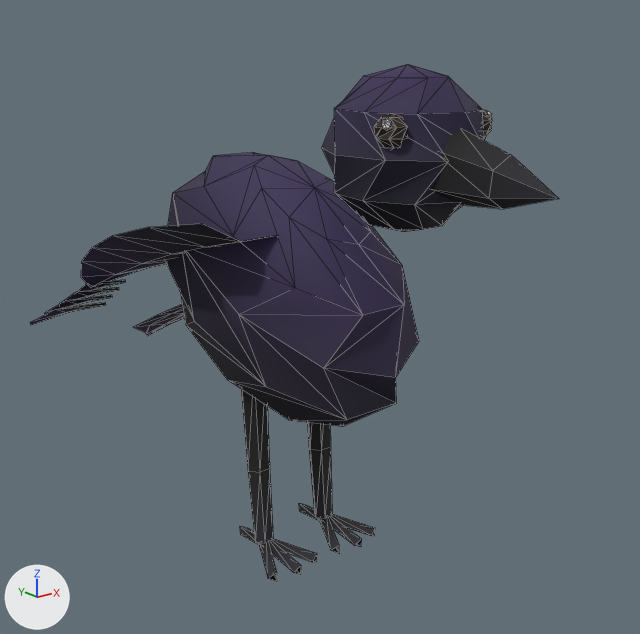
An edit to the glTF model public/kk/critters/gravewing_crow.glb, drawn before and after from the same camera.
Camera for both pictures: a camera (50 mm lens) standing at (-0.758, -1.034, 0.768) and looking at (0.016, -0.066, 0.381). Arrows for +X, +Y and +Z are at lower left; the lights stay in place. The older version comes first. Mesh edges are drawn as thin lines. Where no turn or scale is listed for an object, it has been applied to the vertices. Vertices at exactly the same position are counted once.

Names of what the first picture shows: 'body', 'head', 'leg_L', 'leg_R', 'tail', 'wing_R'.
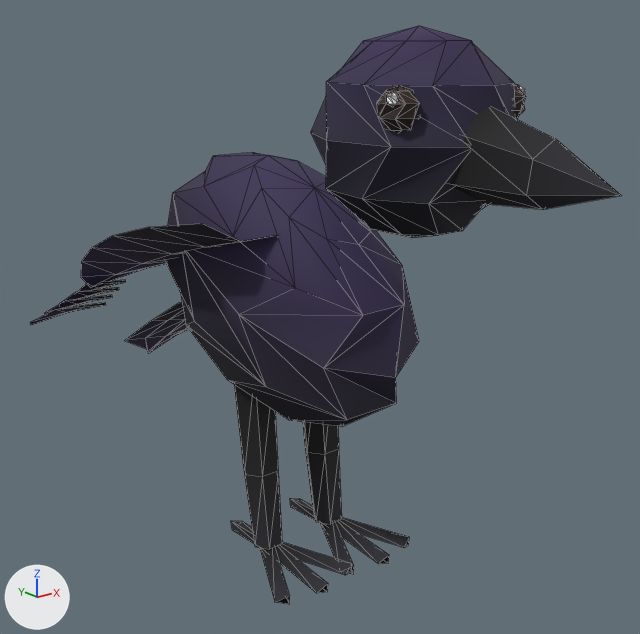
Where the change shows, as pixel boxes [x1, y1, x2, y2] in the pictures (640 x 634 px):
'head', moved, rescaled (31% wider, 27% taller): before [322, 64, 559, 232]; after [311, 25, 622, 238]
'leg_R', moved, rescaled (56% wider, 15% taller): before [240, 389, 317, 581]; after [231, 384, 352, 604]
'leg_L', moved, rescaled (57% wider, 16% taller): before [299, 422, 375, 553]; after [290, 422, 410, 574]
'tail', reshaped: before [134, 304, 184, 336]; after [124, 303, 189, 354]

Patch to the scene script:
```diff
--- a/public/kk/critters/gravewing_crow.glb.py
+++ b/public/kk/critters/gravewing_crow.glb.py
@@ me_head @@
 # used by ob_head; location = (0.0, -0.18, 0.56)
-me_head.from_pydata(...)  # 145 vertices, 266 faces; spans x -0.094..0.094, y -0.299..0.04, z -0.02..0.18
+me_head.from_pydata(...)  # 145 vertices, 266 faces; spans x -0.116..0.116, y -0.371..0.05, z -0.025..0.223
+# me_head part 1: the whole mesh is scaled about the mesh origin by 1.24
 me_head.materials.append(mat_plant)
@@ me_leg_l @@
 # used by ob_leg_l; location = (0.06, 0.0, 0.28)
-me_leg_l.from_pydata(...)  # 42 vertices, 48 faces; spans x -0.047..0.043, y -0.111..0.041, z -0.28..0.021
+me_leg_l.from_pydata(...)  # 42 vertices, 48 faces; spans x -0.073..0.067, y -0.171..0.063, z -0.28..0.021
+# me_leg_l part 2: the whole mesh is scaled about the mesh origin by (1.55, 1.55, 1)
 me_leg_l.materials.append(mat_plant)
@@ me_leg_r @@
 # used by ob_leg_r; location = (-0.06, 0.0, 0.28)
-me_leg_r.from_pydata(...)  # 42 vertices, 48 faces; spans x -0.047..0.043, y -0.111..0.041, z -0.28..0.021
+me_leg_r.from_pydata(...)  # 42 vertices, 48 faces; spans x -0.073..0.067, y -0.171..0.063, z -0.28..0.021
+# me_leg_r part 3: the whole mesh is scaled about the mesh origin by (1.55, 1.55, 1)
 me_leg_r.materials.append(mat_plant)
@@ me_tail @@
 # used by ob_tail; location = (0.0, 0.22, 0.34)
-me_tail.from_pydata(...)  # 18 vertices, 24 faces; spans x -0.064..0.064, y 0.0..0.234, z -0.121..0.007
+me_tail.from_pydata(...)  # 18 vertices, 24 faces; spans x -0.083..0.083, y 0.0..0.234, z -0.157..0.009
+# me_tail part 4
+# 17 vertices are removed from x -0.064..0.064, y 0.002..0.234, z -0.121..0.007
+# 24 faces are deleted
+# 17 vertices are added at x -0.083..0.083, y 0.002..0.234, z -0.157..0.009
+# 24 new faces join them
 me_tail.materials.append(mat_plant)
```
